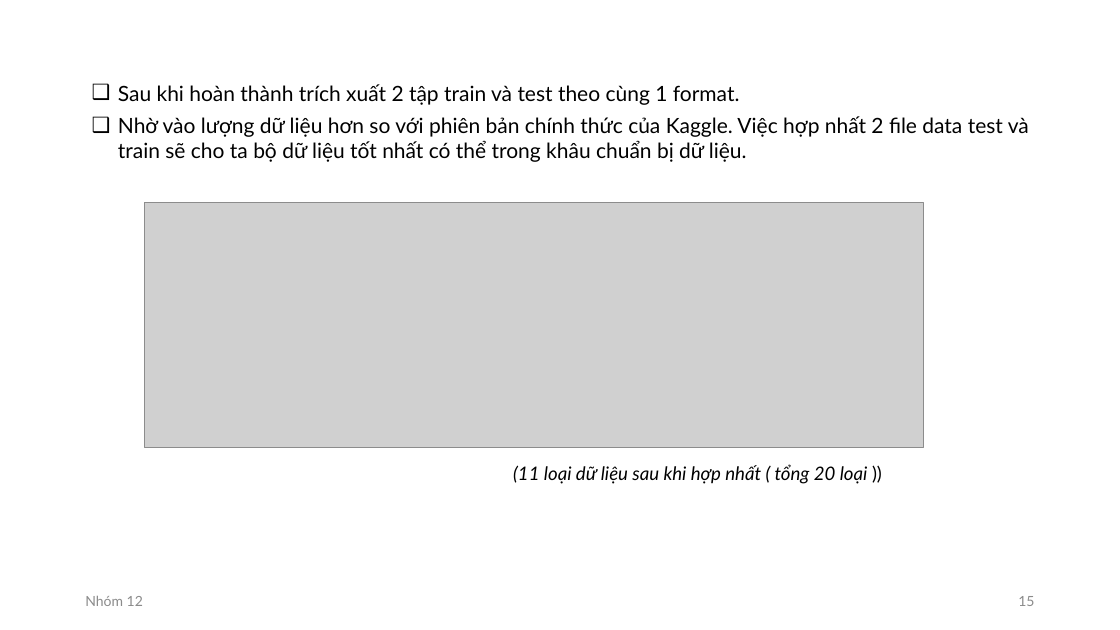
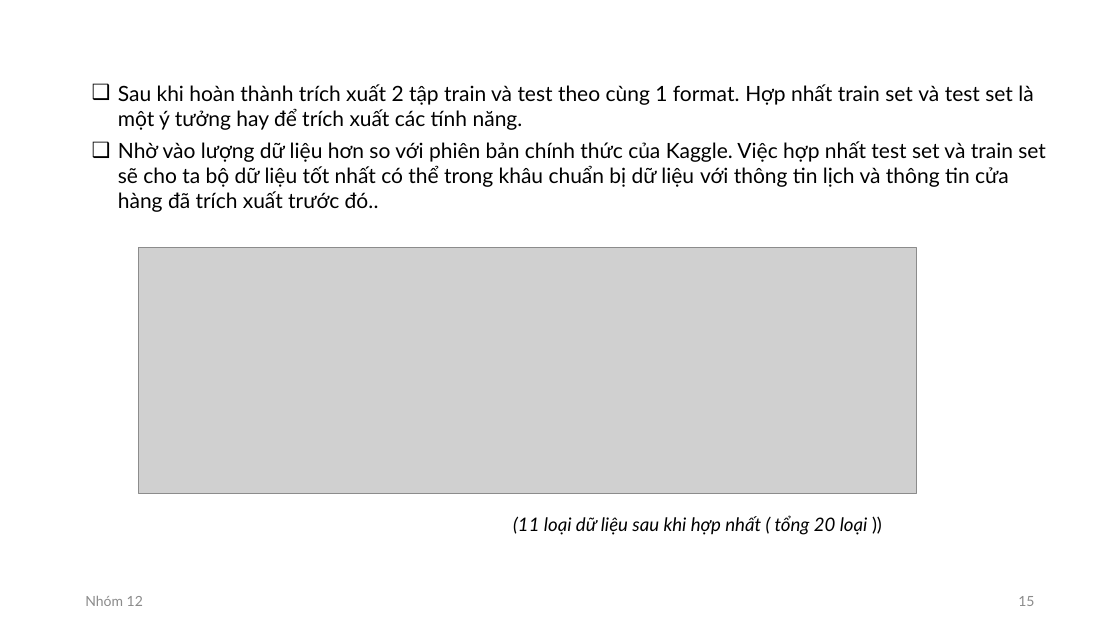
Before and after one commit to pdthuc/Project-Applied_Data_Science, a slide deck: slide 15 of Presentation/GIỚI THIỆU ĐỀ TÀI.pptx. Drawn at 1120x630 pixels with LibreOffice and Linux fonts; fonts in the diff are those of the drawing; grey boxes stand for pictures. Boxes give left, top, right and bottom in pixels: in the first picture for what was removed or moved away, otherwise in the second. Text is boxed around its words. In the diff, an @@ line names an element or a change of style, - is before the commit and + after.

Commit message:
16/11 update slide

```diff
--- a/Presentation/GIỚI THIỆU ĐỀ TÀI.pptx
+++ b/Presentation/GIỚI THIỆU ĐỀ TÀI.pptx
@@ text at <box>118,84,1046,212</box>: text changed @@
-❑ Sau khi hoàn thành trích xuất 2 tập train và test theo cùng 1 format.
-❑ Nhờ vào lượng dữ liệu hơn so với phiên bản chính thức của Kaggle. Việc hợp nhất 2 file data test và train sẽ cho ta bộ dữ liệu tốt nhất có thể trong khâu chuẩn bị dữ liệu.
+❑ Sau khi hoàn thành trích xuất 2 tập train và test theo cùng 1 format. Hợp nhất train set và test set là một ý tưởng hay để trích xuất các tính năng.
+❑ Nhờ vào lượng dữ liệu hơn so với phiên bản chính thức của Kaggle. Việc hợp nhất test set và train set sẽ cho ta bộ dữ liệu tốt nhất có thể trong khâu chuẩn bị dữ liệu với thông tin lịch và thông tin cửa hàng đã trích xuất trước đó..
@@ picture: place and size @@
-picture at <box>145,202,923,448</box>
+picture at <box>139,248,918,493</box>
```
Also in this commit, not shown: 5 other slides changed.
